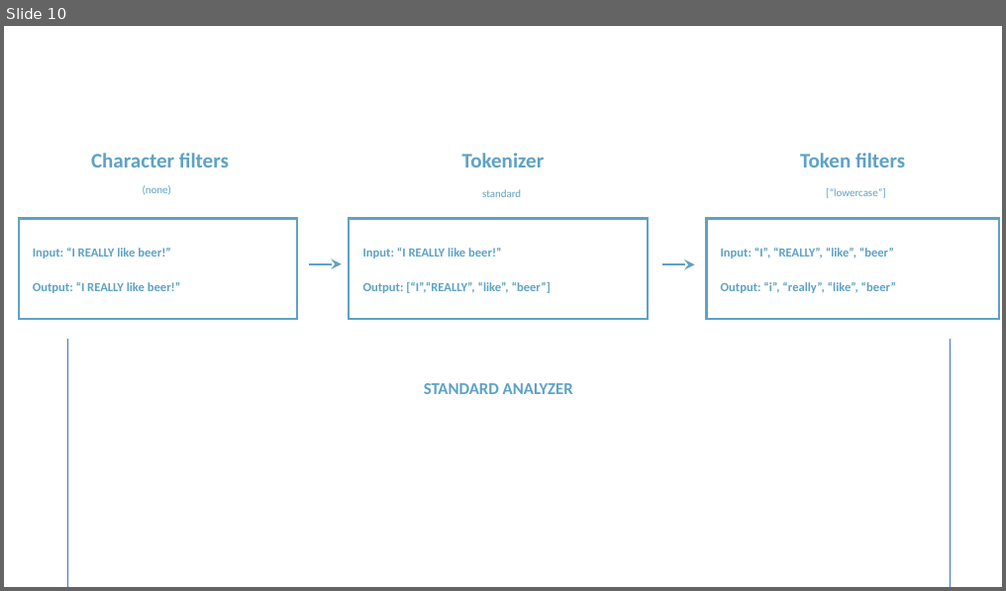
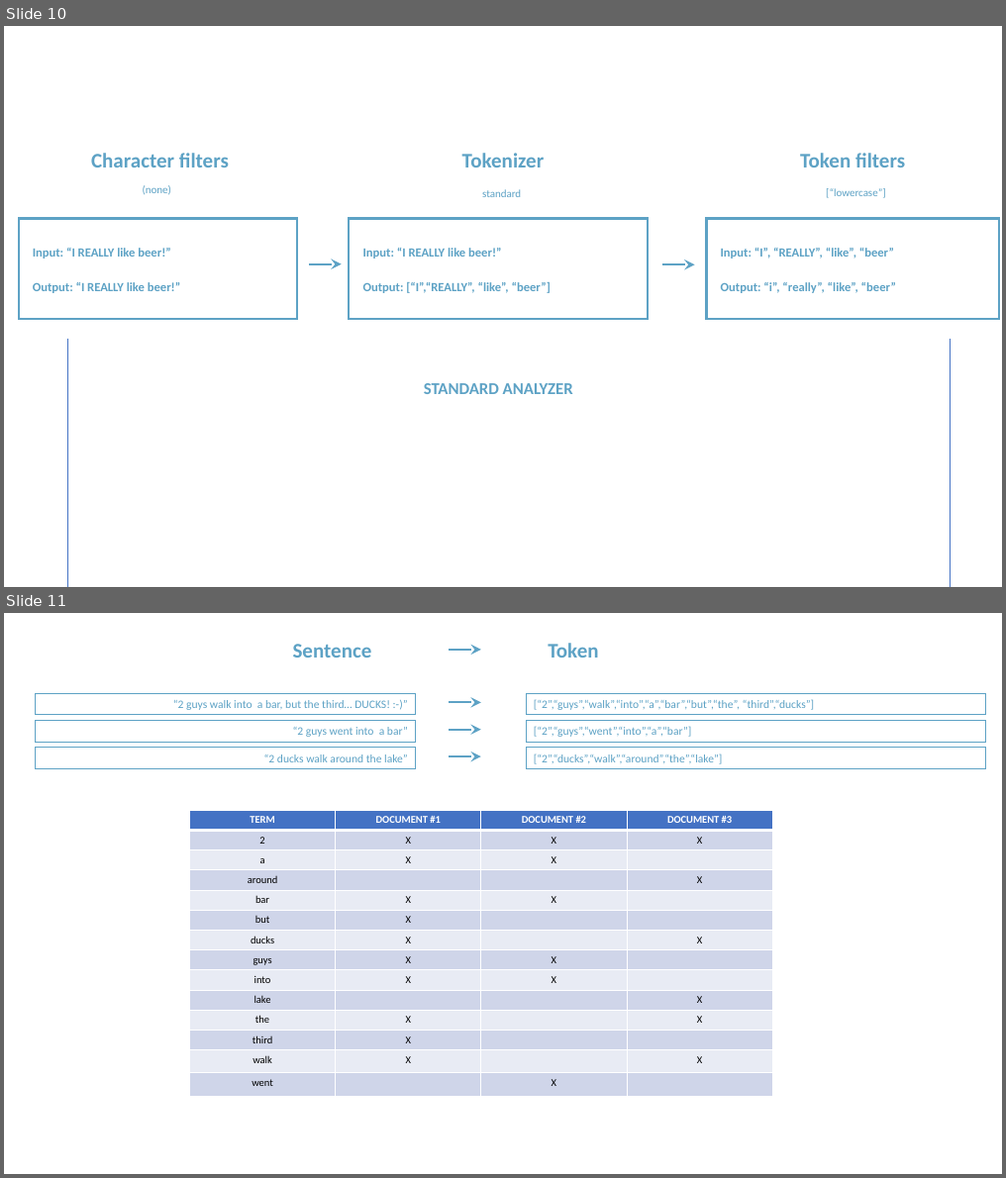
Before and after one commit to rudaks-han/book-summary, a slide deck: complete-guide-to-elasticsearch/프레젠테이션1.pptx. Shown one above the other, each under a label of ours: slide 10 before the commit, slides 10 and 11 after it. The pictures are 1006x591 and 1006x1178 pixels, drawn with LibreOffice and Linux fonts; fonts in the diff are those of the drawing. Boxes give left, top, right and bottom in pixels: in the first picture for what was removed or moved away, otherwise in the second. Text is boxed around its words. In the diff, an @@ line names an element or a change of style, - is before the commit and + after.

```diff
--- a/complete-guide-to-elasticsearch/프레젠테이션1.pptx
+++ b/complete-guide-to-elasticsearch/프레젠테이션1.pptx
@@ slide 11 added at [4,613,1002,1174], background #FFFFFF @@
@@ text added at [293,644,372,658], 20 pt, text #5DA2C5, bold @@
+Sentence
@@ arrow added from (449, 650) to (481, 650), #5DA2C5 2 pt @@
@@ text added at [548,643,598,658], 20 pt, text #5DA2C5, bold @@
+Token
@@ rectangle added at [36,693,416,715], outline #5DA2C5 0.75 pt, 11 pt, text #5DA2C5 @@
+“2 guys walk into a bar, but the third… DUCKS! :-)”
@@ rectangle added at [527,693,985,715], outline #5DA2C5 0.75 pt, 11 pt, text #5DA2C5 @@
+[“2”,“guys”,“walk”,“into”,“a”,“bar”,“but”,“the”, “third”,“ducks”]
@@ rectangle added at [36,721,416,743], outline #5DA2C5 0.75 pt, 11 pt, text #5DA2C5 @@
+“2 guys went into a bar”
@@ arrow added from (449, 703) to (481, 703), #5DA2C5 2 pt @@
@@ arrow added from (449, 730) to (481, 730), #5DA2C5 2 pt @@
@@ rectangle added at [527,721,985,743], outline #5DA2C5 0.75 pt, 11 pt, text #5DA2C5 @@
+[“2”,“guys”,“went”,“into”,“a”,“bar”]
@@ rectangle added at [36,748,416,769], outline #5DA2C5 0.75 pt, 11 pt, text #5DA2C5 @@
+“2 ducks walk around the lake”
@@ arrow added from (449, 757) to (481, 757), #5DA2C5 2 pt @@
@@ rectangle added at [527,748,985,769], outline #5DA2C5 0.75 pt, 11 pt, text #5DA2C5 @@
+[“2”,“ducks”,“walk”,“around”,“the”,“lake”]
@@ table added at [190,810,773,1096], 14 rows, 4 columns @@
+TERM | DOCUMENT #1 | DOCUMENT #2 | DOCUMENT #3
+2 | X | X | X
+a | X | X | 
+around |  |  | X
+bar | X | X | 
+but | X |  | 
+ducks | X |  | X
+guys | X | X | 
+into | X | X | 
+lake |  |  | X
+the | X |  | X
+third | X |  | 
+walk | X |  | X
+went |  | X | 
```
Also in this commit, not shown: 1 other slide added, 4 other files.
